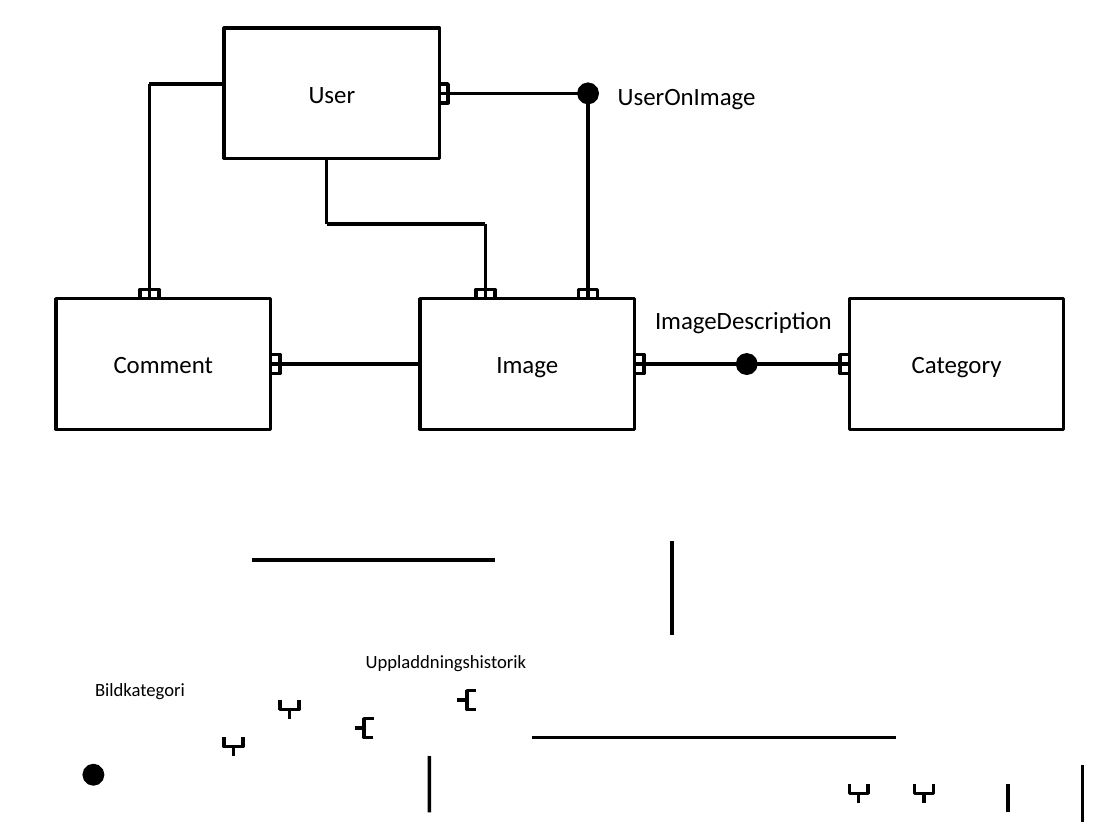
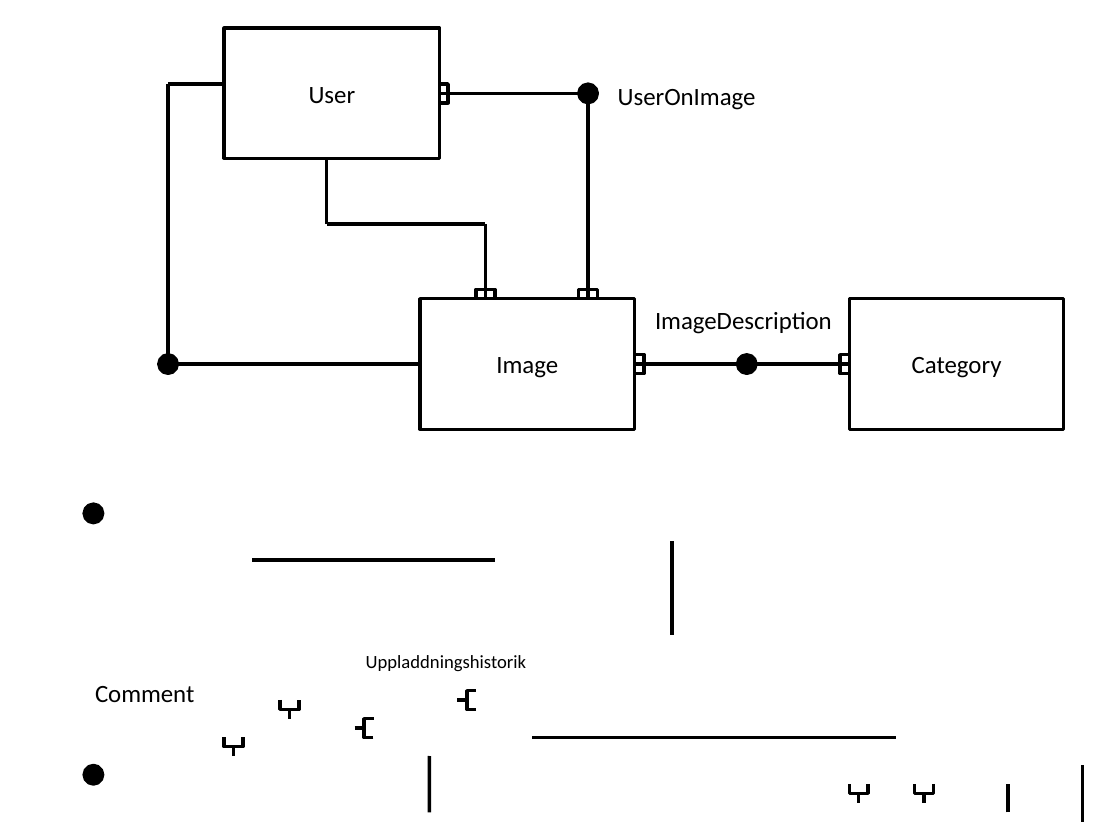
Before and after one commit to Grenmyr/vt14-3-1-individuellt-arbete, a slide deck: slide 1 of Databasteknik AKS/projektet.pptx. Drawn at 1120x840 pixels with LibreOffice and Linux fonts; fonts in the diff are those of the drawing. Boxes give left, top, right and bottom in pixels: in the first picture for what was removed or moved away, otherwise in the second. Text is boxed around its words. In the diff, an @@ line names an element or a change of style, - is before the commit and + after.

```diff
--- a/Databasteknik AKS/projektet.pptx
+++ b/Databasteknik AKS/projektet.pptx
@@ line moved from (149, 84) - (224, 84) to (168, 84) - (224, 84) @@
@@ line moved from (149, 299) - (149, 84) to (168, 364) - (168, 84) @@
@@ rectangle removed at bbox=[56, 299, 271, 430] @@
-Comment
@@ elbow line removed from (149, 280) to (140, 299) @@
@@ elbow line removed from (159, 299) to (149, 280) @@
@@ ellipse: place and size @@
-ellipse at bbox=[215, 411, 234, 430]
+ellipse at bbox=[159, 355, 178, 374]
@@ elbow line removed from (271, 355) to (289, 364) @@
@@ line moved from (271, 364) - (420, 364) to (168, 364) - (420, 364) @@
@@ elbow line removed from (289, 364) to (271, 374) @@
@@ ellipse added at bbox=[84, 504, 103, 523], fill #000000, outline #000000 2 pt @@
@@ text at bbox=[95, 686, 194, 702]: text changed; size 12 to 16 pt @@
-Bildkategori
+Comment
```
Also in this commit, not shown: 5 other slides changed, 1 other file.
